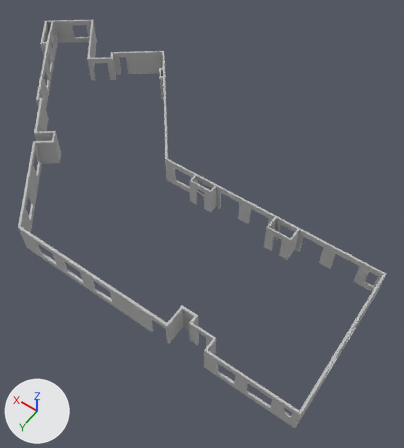
Before and after pictures for a commit that changed the FBX model Prithvi/Models/Elevtion/Type_03.fbx.
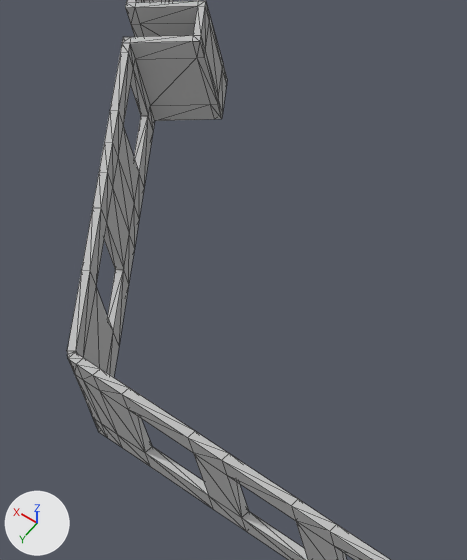
The first picture shows the older version from a 50 mm lens placed at (-23.3, 27.4, 72.1), pointed at (-3.1, -0.8, 27.7). The close-ups show both versions on the part from 0% to 31% of the width and 29% to 63% of the height of that picture; other places that the commit changed are outside them. Lighting does not change. The marker at lower left points along +X, +Y and +Z. The close-ups show mesh edges as thin lines. Where no turn or scale is listed for an object, it has been applied to the vertices.

Objects in the first close-up: 'TYPE_03_walls'.
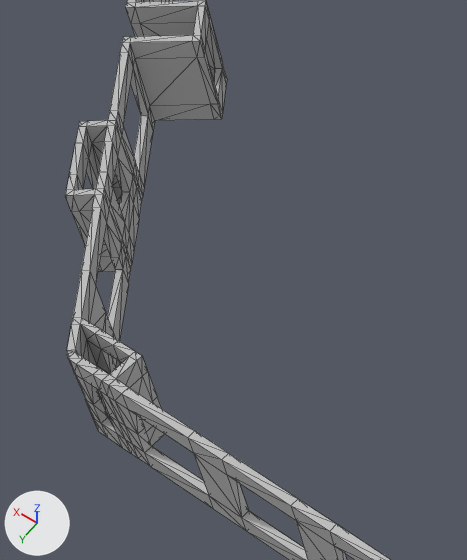
Where the newer file only moved an object's origin or applied its transform, the numbers keep the older frame.

Changed parts and their boxes [x1, y1, x2, y2] in the close-ups (467 x 560 px):
'TYPE_03_walls', reshaped
    before: [67, 0, 390, 560]
    after: [65, 0, 390, 560]
part 1 of me_mesh, added
    after: [65, 110, 165, 466]

The edits, one by one:
Material 'TYPE_04_walls' (mat_type_04_walls) is new.
Its base color is (0.5, 0.5, 0.5) (grey #bcbcbc).
Its roughness is 0.553.
me_mesh is used by ob_type_03_walls; location (3.9, -1.75, 29.98).
me_mesh had 1188 vertices, 2464 faces and spanned x -24.9..24.9, y -14.0..14.0, z 0.0..3.0.
me_mesh no longer uses material mat_type_03_walls1 (grey #bcbcbc).
me_mesh now has 1516 vertices, 3176 faces and spans x -24.9..24.9, y -14.0..14.1, z 0.0..3.0.
me_mesh part 1: 202 vertices added at x 1.7..9.0, y 7.5..14.0, z 0.0..3.0.
me_mesh now uses material mat_type_04_walls (grey #bcbcbc).
